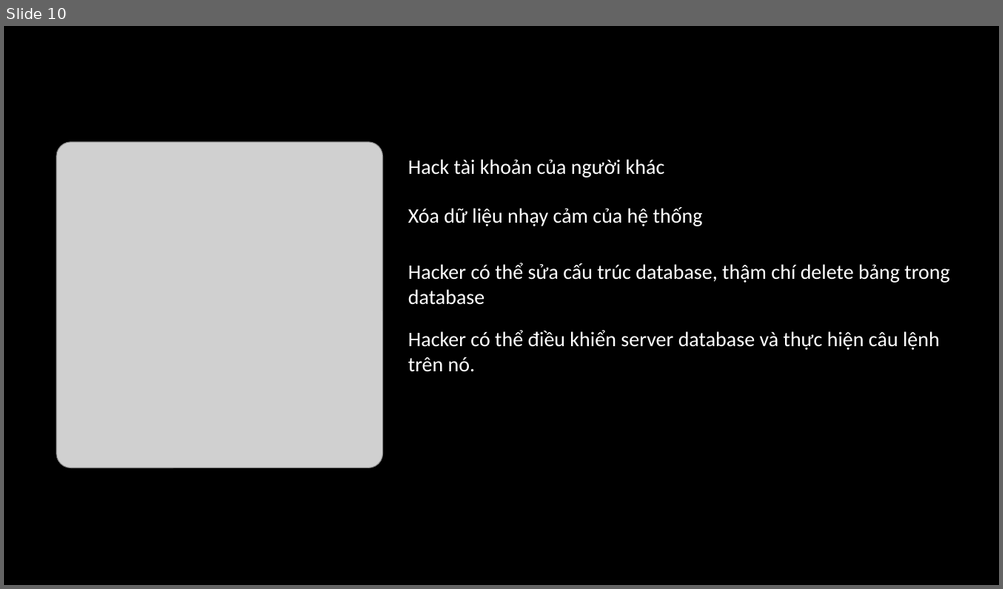
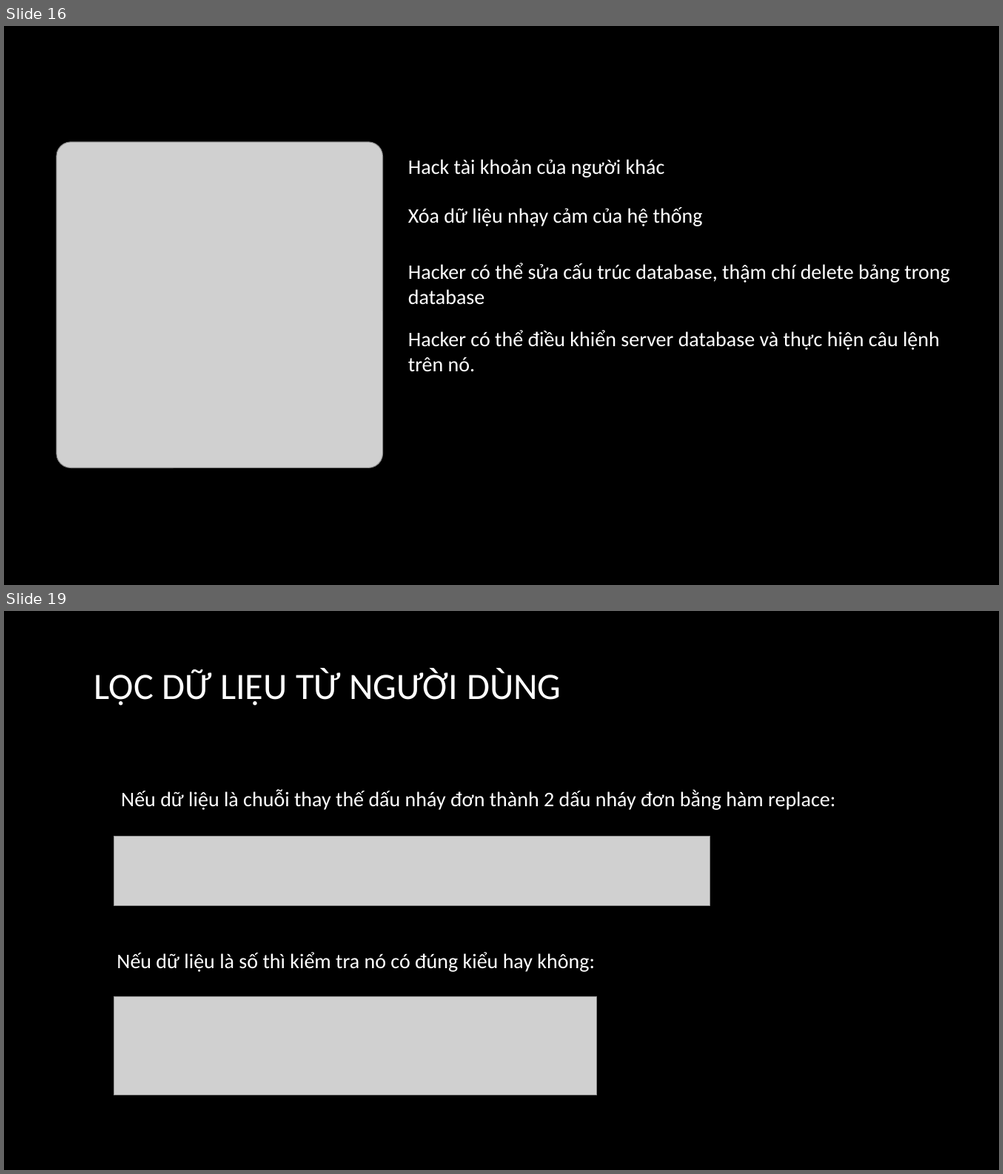
Before and after one commit to phamthanhtrungg/sql-injection, a slide deck: presentation.pptx. Shown one above the other, each under a label of ours: slide 10 before the commit, slides 16 and 19 after it; the slides between them are not shown. The pictures are 1003x589 and 1003x1174 pixels, drawn with LibreOffice and Linux fonts; fonts in the diff are those of the drawing; grey boxes stand for pictures; background and template pictures are left out. Boxes give left, top, right and bottom in pixels: in the first picture for what was removed or moved away, otherwise in the second. Text is boxed around its words. In the diff, an @@ line names an element or a change of style, - is before the commit and + after.

```diff
--- a/presentation.pptx
+++ b/presentation.pptx
@@ slide 19 added at [4,611,999,1170], background picture (left out) @@
@@ title added at [94,668,561,706], 36 pt, text #FFFFFF @@
+LỌC DỮ LIỆU TỪ NGƯỜI DÙNG
@@ text added at [121,789,835,810], 20 pt, text #FFFFFF @@
+Nếu dữ liệu là chuỗi thay thế dấu nháy đơn thành 2 dấu nháy đơn bằng hàm replace:
@@ picture added at [114,836,709,906] @@
@@ text added at [116,952,595,972], 20 pt, text #FFFFFF @@
+Nếu dữ liệu là số thì kiểm tra nó có đúng kiểu hay không:
@@ picture added at [114,997,597,1096] @@
@@ what was slide 10 is now slide 16 @@
```
Also in this commit, not shown: 7 slides changed, 11 other slides added, 4 slides removed, 1 other file.
